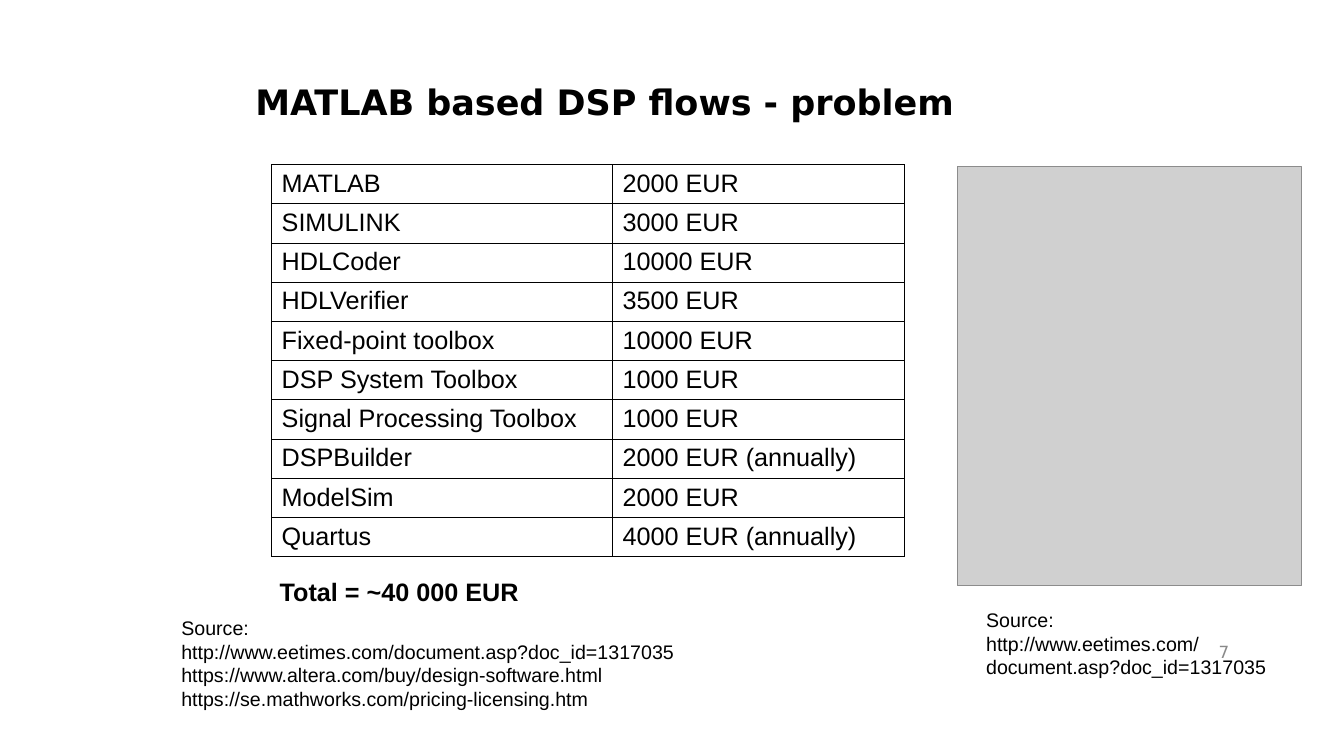
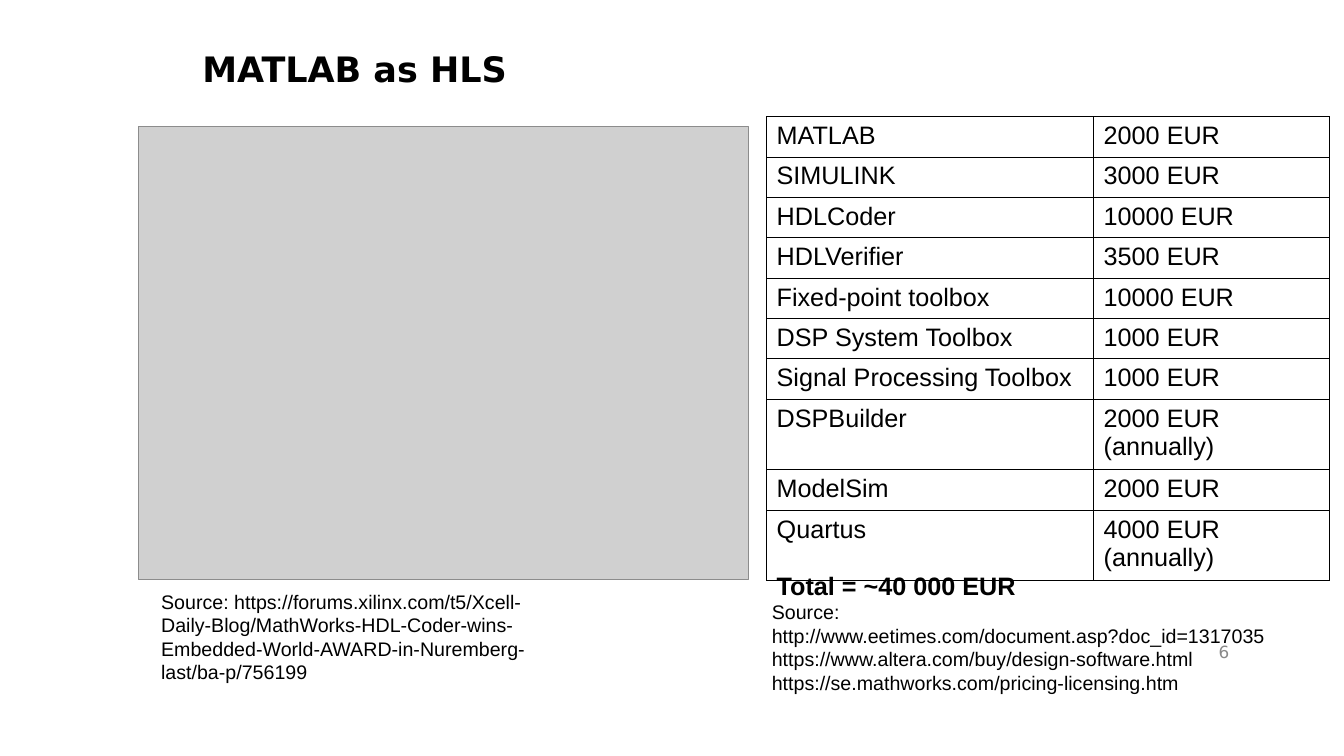
Before and after one commit to gasparka/thesis, a slide deck: slide 6 of presentation.odp (slide 7 before the commit). Drawn at 1344x756 pixels with LibreOffice and Linux fonts; fonts in the diff are those of the drawing; grey boxes stand for pictures; background and template pictures are left out. Boxes give left, top, right and bottom in pixels: in the first picture for what was removed or moved away, otherwise in the second. Text is boxed around its words. In the diff, an @@ line names an element or a change of style, - is before the commit and + after.

Commit message:
add final presentation

```diff
--- a/presentation.odp
+++ b/presentation.odp
@@ text added at box(202, 56, 507, 83), 25 pt, text #000000, bold @@
+MATLAB as HLS
@@ text removed at box(255, 88, 953, 123) @@
-MATLAB based DSP flows - problem
@@ table: place and size @@
-table at box(272, 164, 904, 557)
+table at box(767, 117, 1329, 575)
@@ picture: place and size @@
-picture at box(958, 166, 1303, 586)
+picture at box(138, 127, 748, 580)
@@ text "Total = ~40 000 EUR": place and size @@
-text "Total = ~40 000 EUR" at box(280, 582, 518, 602)
+text "Total = ~40 000 EUR" at box(777, 576, 1015, 596)
@@ text added at box(161, 594, 525, 683), 14 pt, text #000000 @@
+Source: https://forums.xilinx.com/t5/Xcell-Daily-Blog/MathWorks-HDL-Coder-wins-Embedded-World-AWARD-in-Nuremberg-last/ba-p/756199
@@ text "Source:": place and size @@
-text "Source:" at box(181, 621, 674, 710)
+text "Source:" at box(772, 605, 1265, 694)
@@ text removed at box(986, 613, 1266, 678) @@
-Source:
-http://www.eetimes.com/document.asp?doc_id=1317035
@@ page number at box(1219, 645, 1230, 658): text changed @@
-7
+6
```
Also in this commit, not shown: 8 other slides changed, 2 slides added, 4 slides removed, 1 other file.
